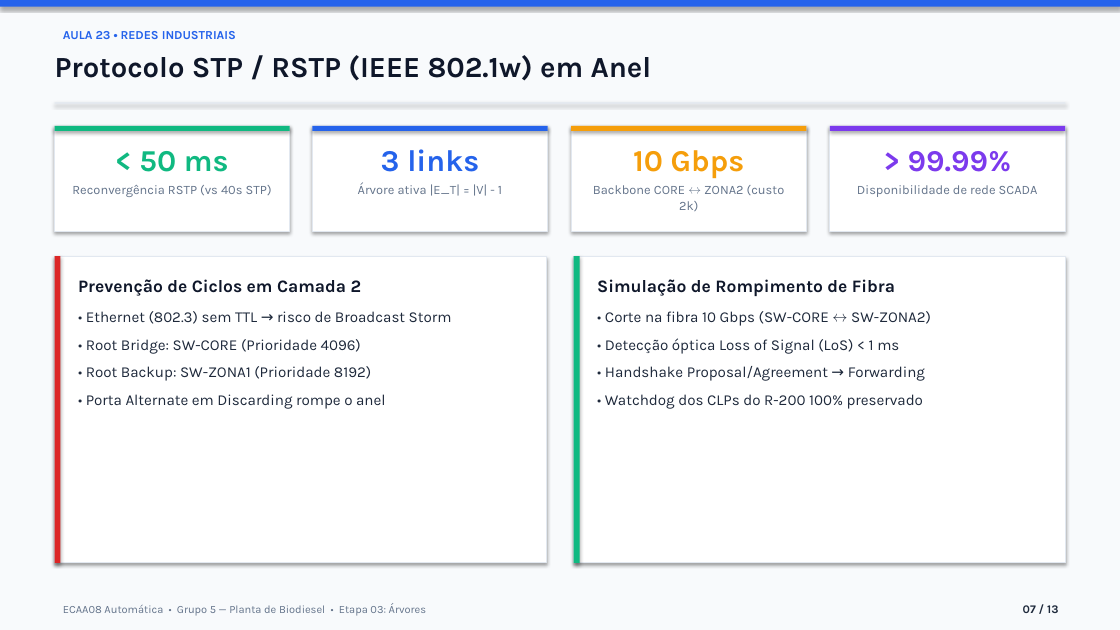
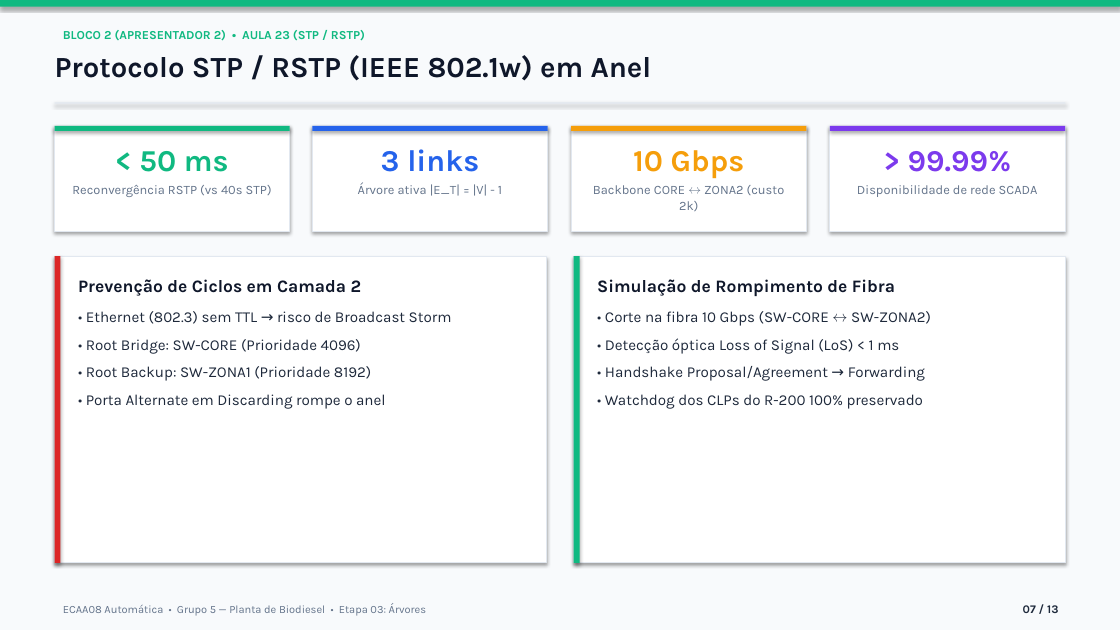
Before and after one commit to igorfantucci/Aula-Automatica---GRUPO-5, a slide deck: slide 7 of etapa-03-arvores/apresentacao_etapa_03.pptx. Drawn at 1120x630 pixels with LibreOffice and Linux fonts; fonts in the diff are those of the drawing. Boxes give left, top, right and bottom in pixels: in the first picture for what was removed or moved away, otherwise in the second. Text is boxed around its words. In the diff, an @@ line names an element or a change of style, - is before the commit and + after.

```diff
--- a/etapa-03-arvores/apresentacao_etapa_03.pptx
+++ b/etapa-03-arvores/apresentacao_etapa_03.pptx
@@ rectangle at [0, 0, 1120, 7]: fill #2563EB to #10B981 @@
@@ text at [63, 30, 365, 41]: text changed; text colour #2563EB to #10B981 @@
-AULA 23 • REDES INDUSTRIAIS
+BLOCO 2 (APRESENTADOR 2) • AULA 23 (STP / RSTP)
```
Also in this commit, not shown: 11 other slides changed, 1 slide added, 1 slide removed, 4 other files.
